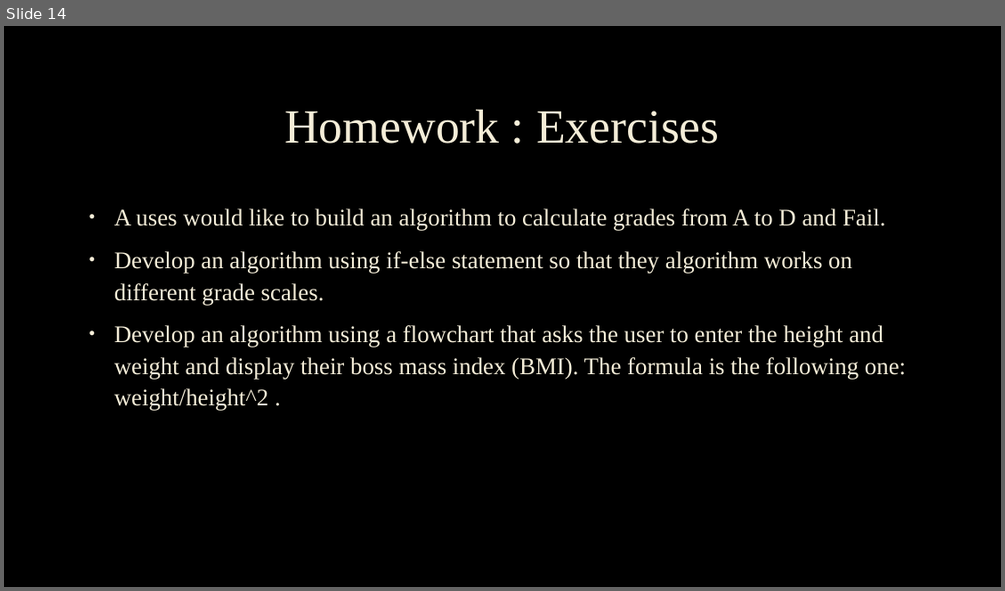
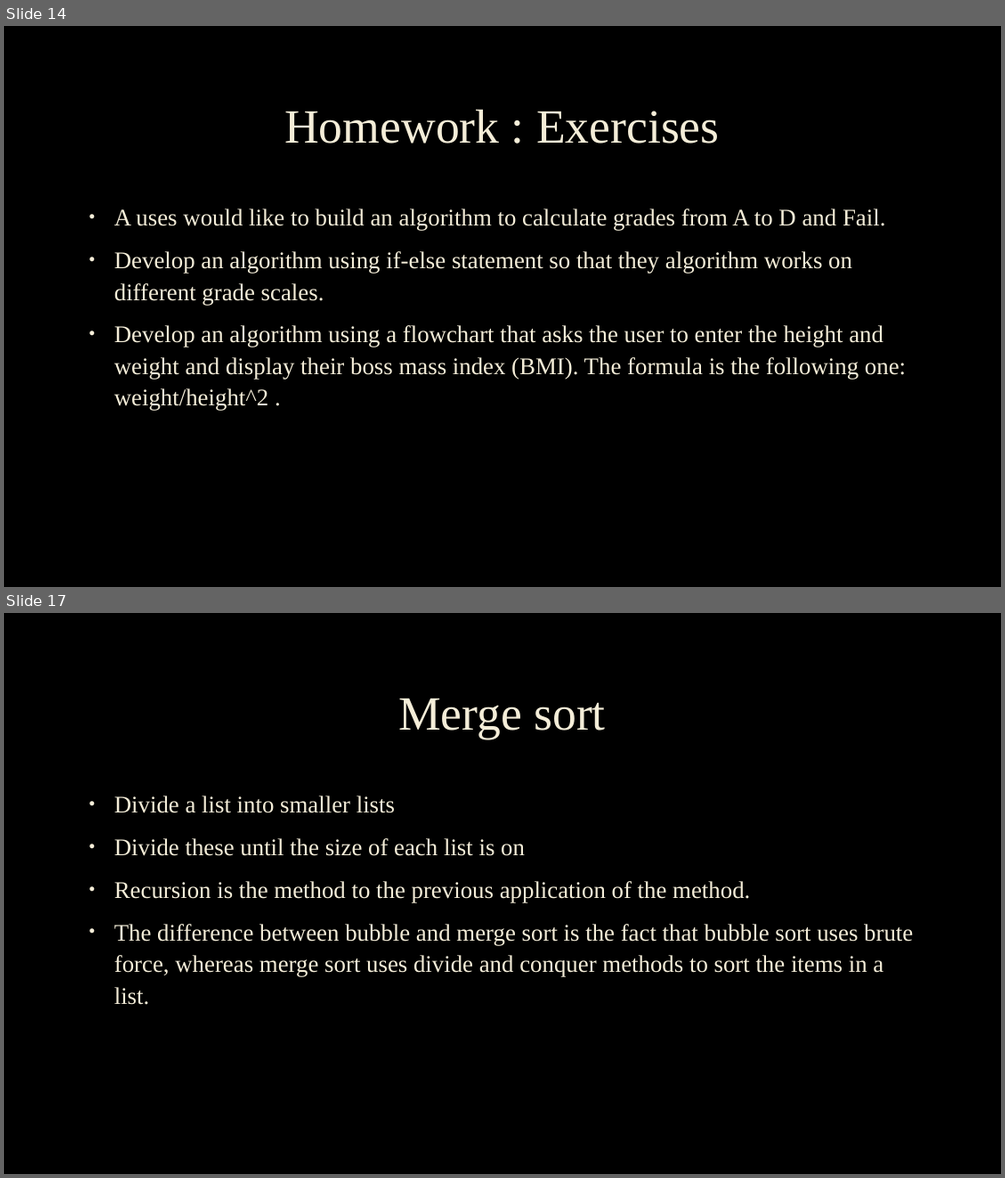
Before and after one commit to chrisasim/GCSEComputerScience-9-1-, a slide deck: Computer Science GCSE(9-1) (2).pptx. Shown one above the other, each under a label of ours: slide 14 before the commit, slides 14 and 17 after it; the slides between them are not shown. The pictures are 1005x591 and 1005x1178 pixels, drawn with LibreOffice and Linux fonts; fonts in the diff are those of the drawing; background and template pictures are left out. Boxes give left, top, right and bottom in pixels: in the first picture for what was removed or moved away, otherwise in the second. Text is boxed around its words. In the diff, an @@ line names an element or a change of style, - is before the commit and + after.

```diff
--- a/Computer Science GCSE(9-1) (2).pptx
+++ b/Computer Science GCSE(9-1) (2).pptx
@@ slide 17 added at [4, 613, 1001, 1174], background picture (left out) @@
@@ title added at [398, 698, 605, 738], 46 pt, text #F4EDD8 @@
+Merge sort
@@ text added at [114, 795, 913, 1005], 23 pt, text #F4EDD8 @@
+• Divide a list into smaller lists
+• Divide these until the size of each list is on
+• Recursion is the method to the previous application of the method.
+• The difference between bubble and merge sort is the fact that bubble sort uses brute force, whereas merge sort uses divide and conquer methods to sort the items in a list.
```
Also in this commit, not shown: 1 slide changed, 5 other slides added.
